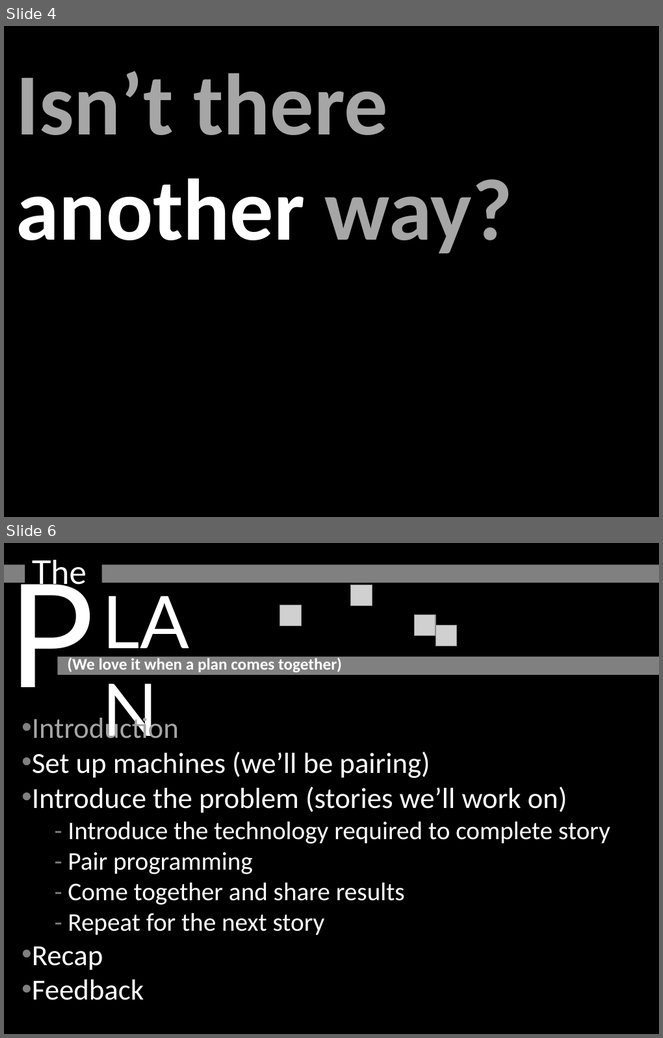
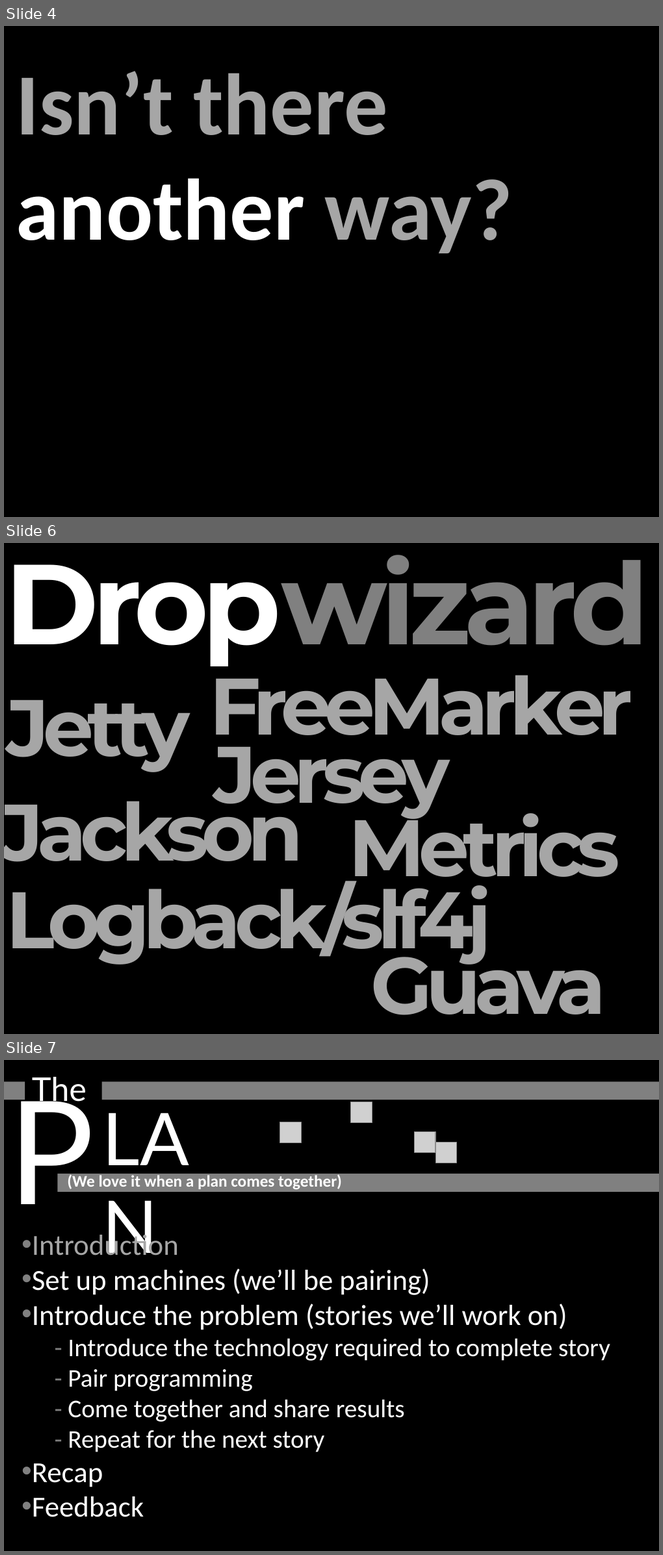
Before and after one commit to akash/story-wall, a slide deck: prog_java_talk.pptx. Shown one above the other, each under a label of ours: slides 4 and 6 before the commit, slides 4, 6 and 7 after it; the slides between them are not shown. The pictures are 663x1038 and 663x1555 pixels, drawn with LibreOffice and Linux fonts; fonts in the diff are those of the drawing; grey boxes stand for pictures. Boxes give left, top, right and bottom in pixels: in the first picture for what was removed or moved away, otherwise in the second. Text is boxed around its words. In the diff, an @@ line names an element or a change of style, - is before the commit and + after.

```diff
--- a/prog_java_talk.pptx
+++ b/prog_java_talk.pptx
@@ slide 6 added at [4, 543, 659, 1034], background #000000 @@
@@ text added at [5, 555, 649, 667], 125 pt, text #808080, bold @@
+Dropwizard
@@ text added at [209, 657, 633, 754], 88 pt, text #A6A6A6, bold @@
+FreeMarker
@@ text added at [7, 700, 191, 772], 88 pt, text #A6A6A6, bold @@
+Jetty
@@ text added at [213, 725, 450, 821], 88 pt, text #A6A6A6, bold @@
+Jersey
@@ text added at [4, 783, 304, 862], 88 pt, text #A6A6A6, bold @@
+Jackson
@@ text added at [349, 799, 621, 895], 88 pt, text #A6A6A6, bold @@
+Metrics
@@ text added at [7, 871, 492, 967], 88 pt, text #A6A6A6, bold @@
+Logback/slf4j
@@ text added at [371, 937, 606, 1016], 88 pt, text #A6A6A6, bold @@
+Guava
@@ what was slide 6 is now slide 7 @@
```
Also in this commit, not shown: 3 slides changed.
